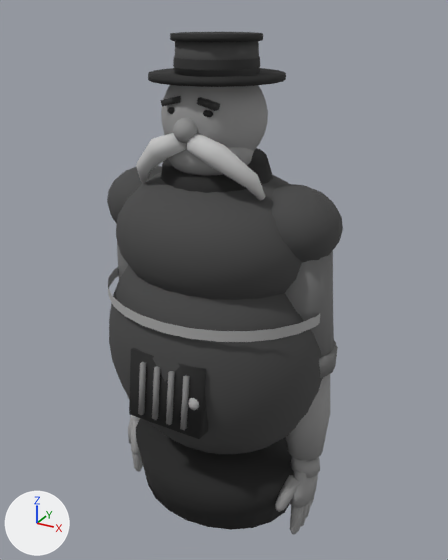
A saved change to the glTF model art/models/characters/bosses/ashmouth/ashmouth.glb.
One viewpoint serves both versions: a 50 mm camera at (0.537, -0.951, 0.745) aimed at (0.011, 0.004, 0.267). The lights are fixed; the arrows at lower left show +X, +Y and +Z. The older version comes first.

Names of what the first picture shows: 'Ashmouth_Body', 'Ashmouth_Head', 'Ashmouth_Pipe'.
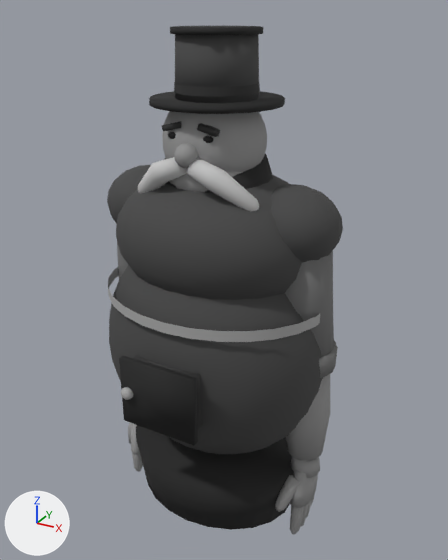
Diff of the bpy script that builds the scene:
```diff
--- a/art/models/characters/bosses/ashmouth/ashmouth.glb.py
+++ b/art/models/characters/bosses/ashmouth/ashmouth.glb.py
@@ me_ashmouth_body @@
 # used by ob_ashmouth_body; location = (0.0, 0.0, 0.0)
-me_ashmouth_body.from_pydata(...)  # 2165 vertices, 4138 faces; spans x -0.241..0.241, y -0.208..0.19, z -0.256..0.514
+me_ashmouth_body.from_pydata(...)  # 2173 vertices, 4150 faces; spans x -0.241..0.241, y -0.232..0.19, z -0.256..0.514
+# me_ashmouth_body part 1
+# 52 vertices in x 0.049..0.071, y -0.2..-0.18, z 0.108..0.132 move by (-0.12, -0.032, 0.0)
+# 6 vertices in x -0.019..0.049, y -0.208, z 0.071 move by (-0.03, 0.004, 0.004)
+# 6 vertices in x -0.019..0.049, y -0.194, z 0.17 move by (-0.03, -0.01, -0.005)
+# 6 vertices in x -0.019..0.049, y -0.198, z 0.07 move by (-0.03, 0.004, 0.005)
+# 6 vertices in x -0.019..0.049, y -0.184, z 0.169 move by (-0.03, -0.01, -0.004)
+# 16 vertices move from x -0.075..0.075, y -0.208..-0.154, z 0.054..0.186 to x -0.075..0.075, y -0.218..-0.165, z 0.055..0.185
+# me_ashmouth_body part 2: 12 faces spanning x -0.065..0.065, y -0.195..-0.165, z 0.065..0.175 switch from mat_ash_coal (grey #818181) to mat_ash_soot (dark grey #303030)
+# other edits to the shape of me_ashmouth_body do not show in these pictures
 me_ashmouth_body.materials.append(mat_ash_iron)
@@ me_ashmouth_head @@
 # used by ob_ashmouth_head; location = (0.0, 0.0, 0.0)
-me_ashmouth_head.from_pydata(...)  # 744 vertices, 1452 faces; spans x -0.124..0.124, y -0.122..0.078, z 0.457..0.663
+me_ashmouth_head.from_pydata(...)  # 744 vertices, 1452 faces; spans x -0.124..0.124, y -0.122..0.078, z 0.417..0.623
+# me_ashmouth_head part 3: the whole mesh is moved by (0.0, 0.0, -0.04)
 me_ashmouth_head.materials.append(mat_ash_skin)
@@ me_ashmouth_pipe @@
 # used by ob_ashmouth_pipe; location = (0.0, 0.0, 0.0)
-me_ashmouth_pipe.from_pydata(...)  # 158 vertices, 268 faces; spans x -0.114..0.114, y -0.115..0.115, z 0.635..0.706
+me_ashmouth_pipe.from_pydata(...)  # 158 vertices, 268 faces; spans x -0.114..0.114, y -0.115..0.115, z 0.595..0.716
+# me_ashmouth_pipe part 4: the loose piece of 38 vertices spanning x -0.071..0.071, y -0.072..0.072, z 0.64..0.7 is scaled about its middle by (1, 1, 1.83), then moved by (0.0, 0.0, -0.015)
+# me_ashmouth_pipe part 5: the loose piece of 46 vertices spanning x -0.114..0.114, y -0.115..0.115, z 0.635..0.645 is moved by (0.0, 0.0, -0.04)
+# me_ashmouth_pipe part 6: the loose piece of 38 vertices spanning x -0.075..0.075, y -0.076..0.076, z 0.696..0.706 is moved by (0.0, 0.0, 0.01)
+# me_ashmouth_pipe part 7: the loose piece of 36 vertices spanning x -0.071..0.071, y -0.072..0.072, z 0.655..0.67 is moved by (0.0, 0.0, -0.04)
 me_ashmouth_pipe.materials.append(mat_ash_iron)
```

Changed parts and their boxes [x1, y1, x2, y2] in the pictures (448 x 560 px; the box of a moved part takes in the faces that stretch with it):
'Ashmouth_Body', reshaped: before [107, 148, 343, 534]; after [107, 154, 343, 534]
'Ashmouth_Head', moved: before [136, 85, 268, 201]; after [138, 111, 267, 211]
'Ashmouth_Pipe', reshaped (59% taller): before [148, 32, 286, 87]; after [149, 26, 285, 114]
part 1 of me_ashmouth_body, moved or reshaped: before [129, 348, 208, 439]; after [119, 356, 198, 446]
part 2 of me_ashmouth_body, recoloured: before [138, 362, 146, 415]; after [133, 355, 201, 429]
part 4 of me_ashmouth_pipe, moved or reshaped: before [174, 41, 260, 77]; after [175, 34, 259, 103]
part 5 of me_ashmouth_pipe, moved or reshaped: before [148, 68, 286, 87]; after [149, 91, 285, 114]
part 6 of me_ashmouth_pipe, moved or reshaped: before [170, 32, 263, 42]; after [170, 26, 263, 35]
part 7 of me_ashmouth_pipe, moved or reshaped: before [173, 57, 260, 70]; after [174, 82, 260, 97]
